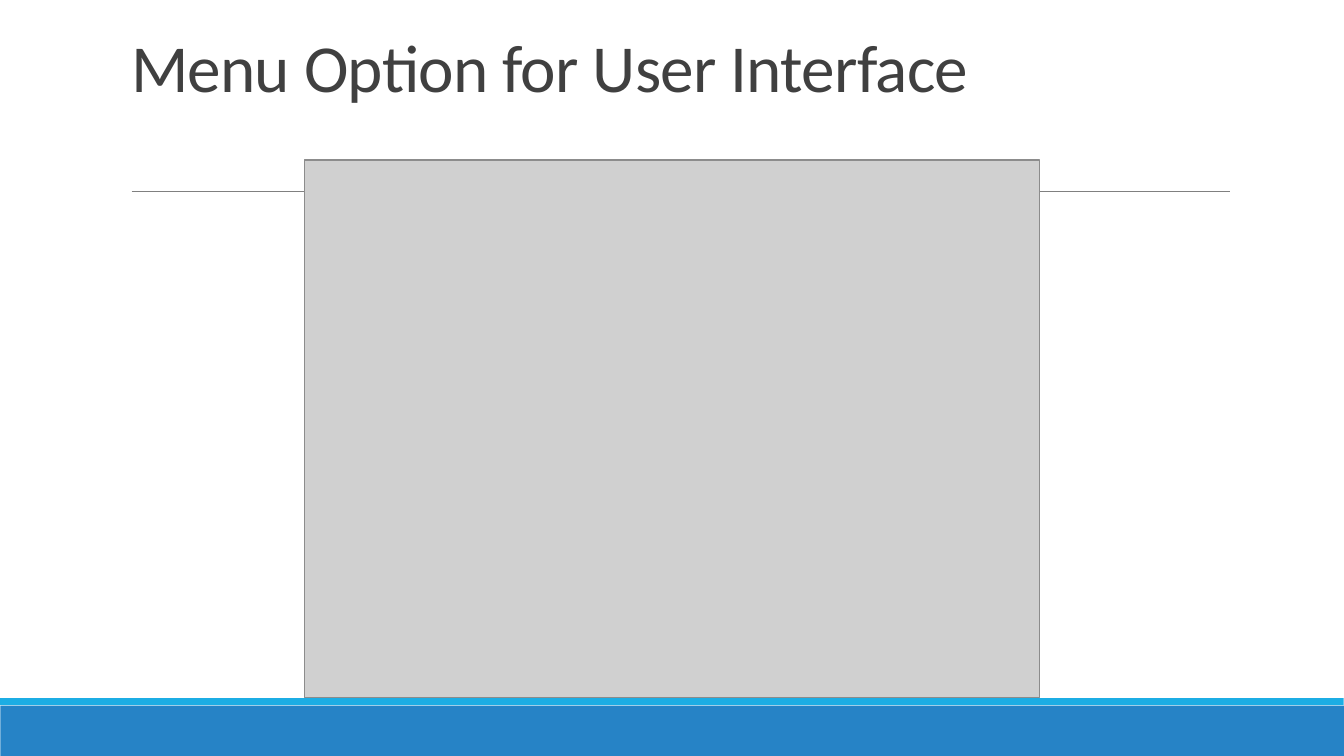
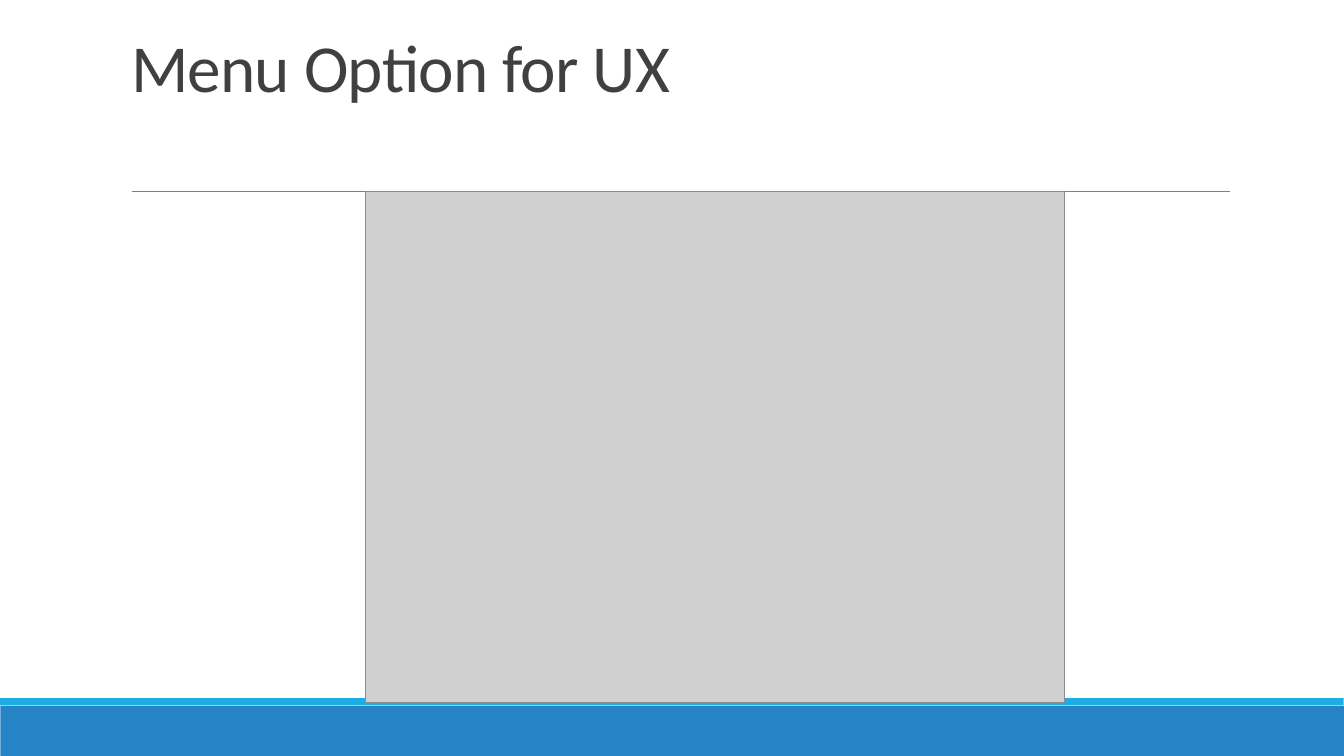
Before and after one commit to 210927-Reston-UiPath/Yu_T_Bradburn_K-P0, a slide deck: slide 3 of P0 presentation.pptx. Drawn at 1344x756 pixels with LibreOffice and Linux fonts; fonts in the diff are those of the drawing; grey boxes stand for pictures. Boxes give left, top, right and bottom in pixels: in the first picture for what was removed or moved away, otherwise in the second. Text is boxed around its words. In the diff, an @@ line names an element or a change of style, - is before the commit and + after.

```diff
--- a/P0 presentation.pptx
+++ b/P0 presentation.pptx
@@ title at <box>131,45,670,103</box>: text changed @@
-Menu Option for User Interface
+Menu Option for UX
@@ picture: place and size @@
-picture at <box>304,160,1041,698</box>
+picture at <box>366,192,1065,703</box>
```
Also in this commit, not shown: 1 other slide changed, 1 slide removed, 12 other files.
